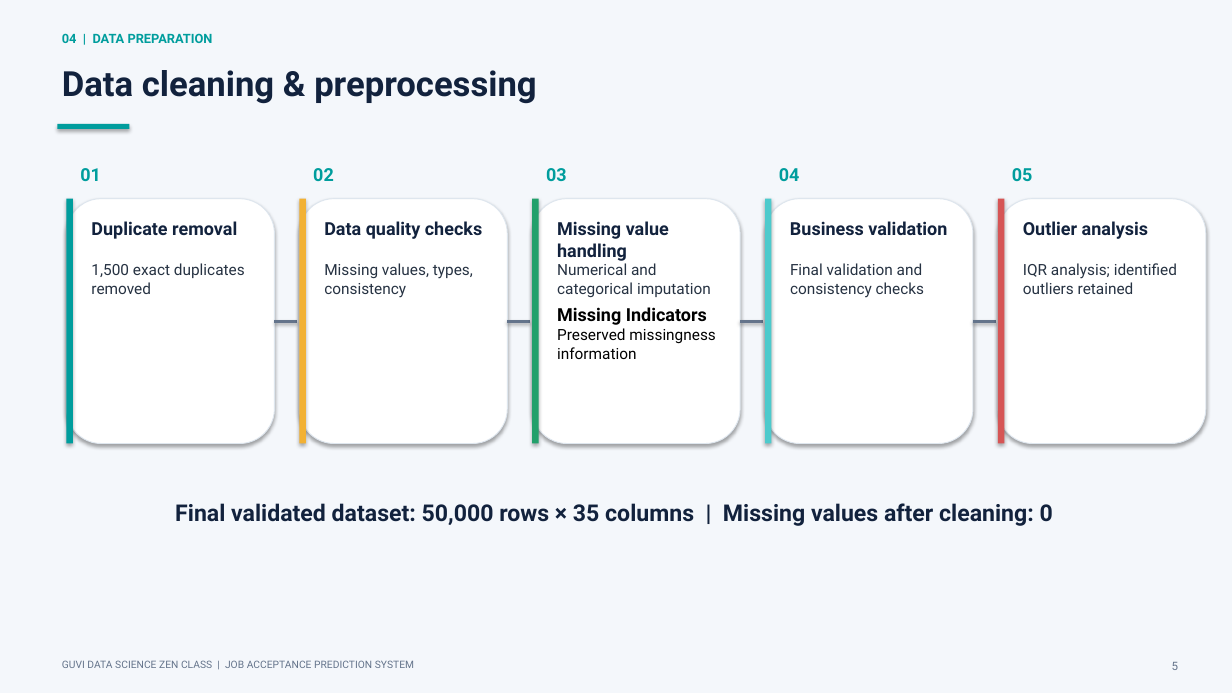
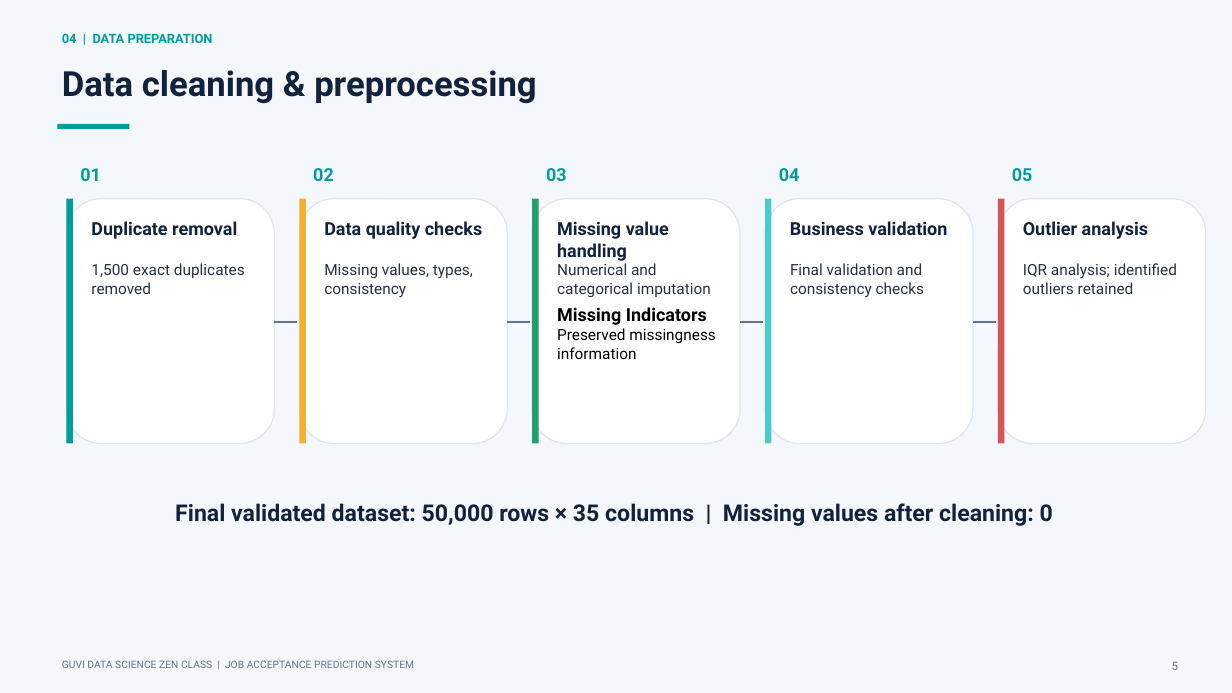
Before and after one commit to priyajeyakishore-del/Job-Acceptance-Prediction-System, a slide deck: slide 5 of reports/project_report/GUVI_Job_Acceptance_Prediction_System_Presentation.pptx. Drawn at 1232x693 pixels with LibreOffice and Linux fonts; fonts in the diff are those of the drawing. Boxes give left, top, right and bottom in pixels: in the first picture for what was removed or moved away, otherwise in the second. Text is boxed around its words. In the diff, an @@ line names an element or a change of style, - is before the commit and + after.

```diff
--- a/reports/project_report/GUVI_Job_Acceptance_Prediction_System_Presentation.pptx
+++ b/reports/project_report/GUVI_Job_Acceptance_Prediction_System_Presentation.pptx
@@ shadow off in 6 elements at box(57, 124, 129, 129), box(67, 199, 73, 444), box(299, 199, 306, 444), box(532, 199, 539, 444), box(765, 199, 772, 444), box(998, 199, 1005, 444) @@
@@ outline #DEE6EE 0.75 pt to #DEE6EE 1 pt; shadow off in 5 elements at box(67, 199, 274, 444), box(299, 199, 507, 444), box(532, 199, 740, 444), box(765, 199, 973, 444), box(998, 199, 1206, 444) @@
@@ line (274, 322) - (298, 322): stroke #64748B 2 pt to #64748B 1.5 pt @@
@@ line (507, 322) - (531, 322): stroke #64748B 2 pt to #64748B 1.5 pt @@
@@ line (740, 322) - (763, 322): stroke #64748B 2 pt to #64748B 1.5 pt @@
@@ line (973, 322) - (996, 322): stroke #64748B 2 pt to #64748B 1.5 pt @@
```
Also in this commit, not shown: 13 other slides changed, 1 slide added, 3 slides removed.
